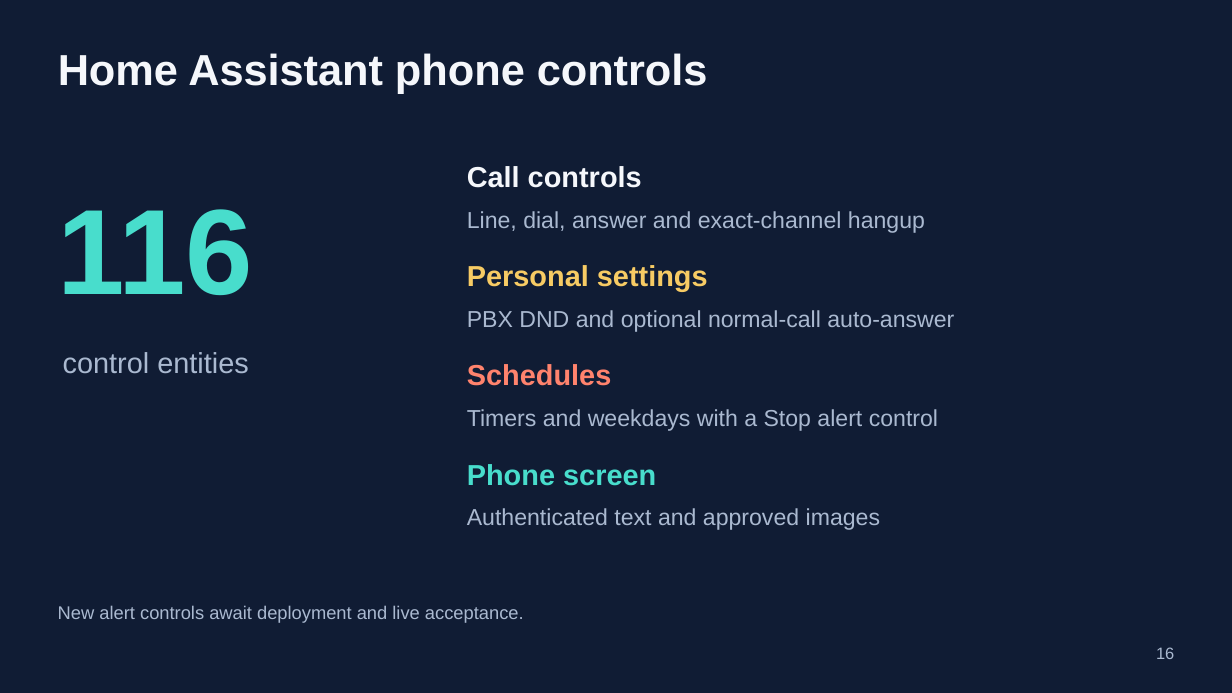
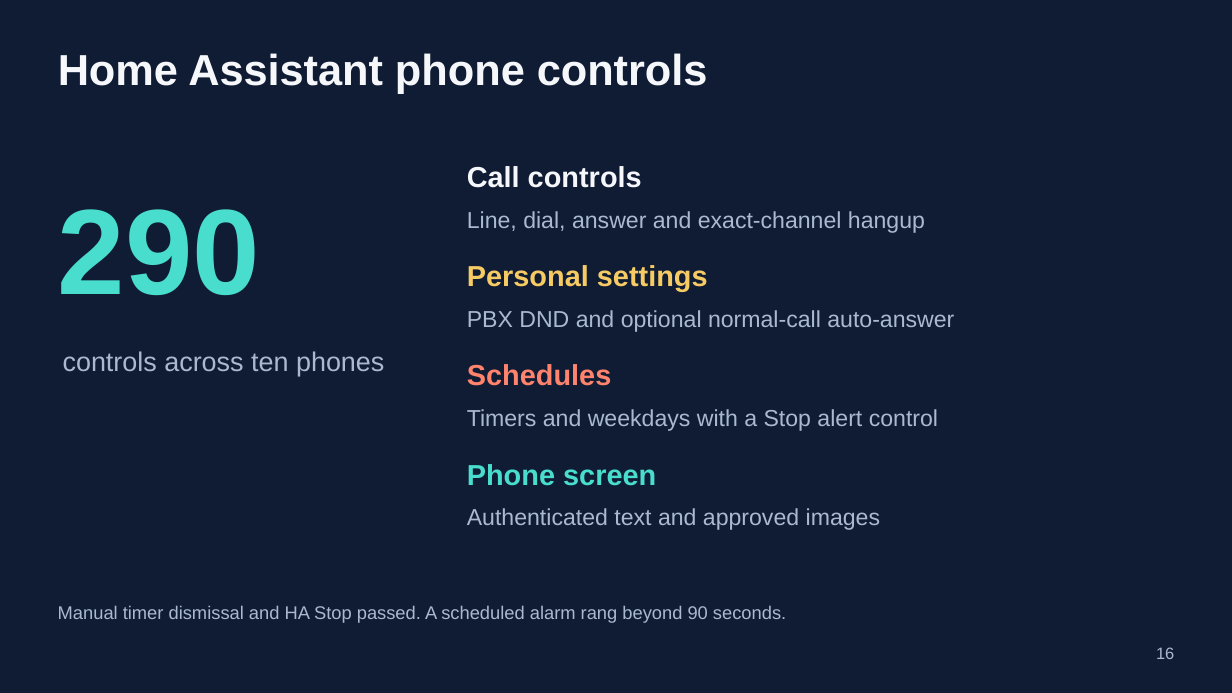
Before and after one commit to 4alvit/cisco-home-telephony, a slide deck: slide 16 of docs/slides/cisco-home-telephony.pptx. Drawn at 1232x693 pixels with LibreOffice and Linux fonts; fonts in the diff are those of the drawing. Boxes give left, top, right and bottom in pixels: in the first picture for what was removed or moved away, otherwise in the second. Text is boxed around its words. In the diff, an @@ line names an element or a change of style, - is before the commit and + after.

Commit message:
Add extension-based CLI with HA schedules and phone controls
Resolve exact phone lines for calls and device controls, with private direct or kubectl configuration. Add atomic timer/alarm commands, guarded pickup and auto-answer, examples, SVG documentation and regression coverage.

Document the completed ten-phone rollout and compact Zoiper client, refresh English reference material, and record live call and scheduling acceptance.

```diff
--- a/docs/slides/cisco-home-telephony.pptx
+++ b/docs/slides/cisco-home-telephony.pptx
@@ text at (58, 209, 260, 295): text changed @@
-116
+290
@@ text at (63, 351, 384, 376): text changed; size 22.5 to 21 pt @@
-control entities
+controls across ten phones
@@ text at (58, 605, 786, 623): text changed @@
-New alert controls await deployment and live acceptance.
+Manual timer dismissal and HA Stop passed. A scheduled alarm rang beyond 90 seconds.
```
Also in this commit, not shown: 3 other slides changed, 2 slides added, 1 slide removed, 32 other files.
